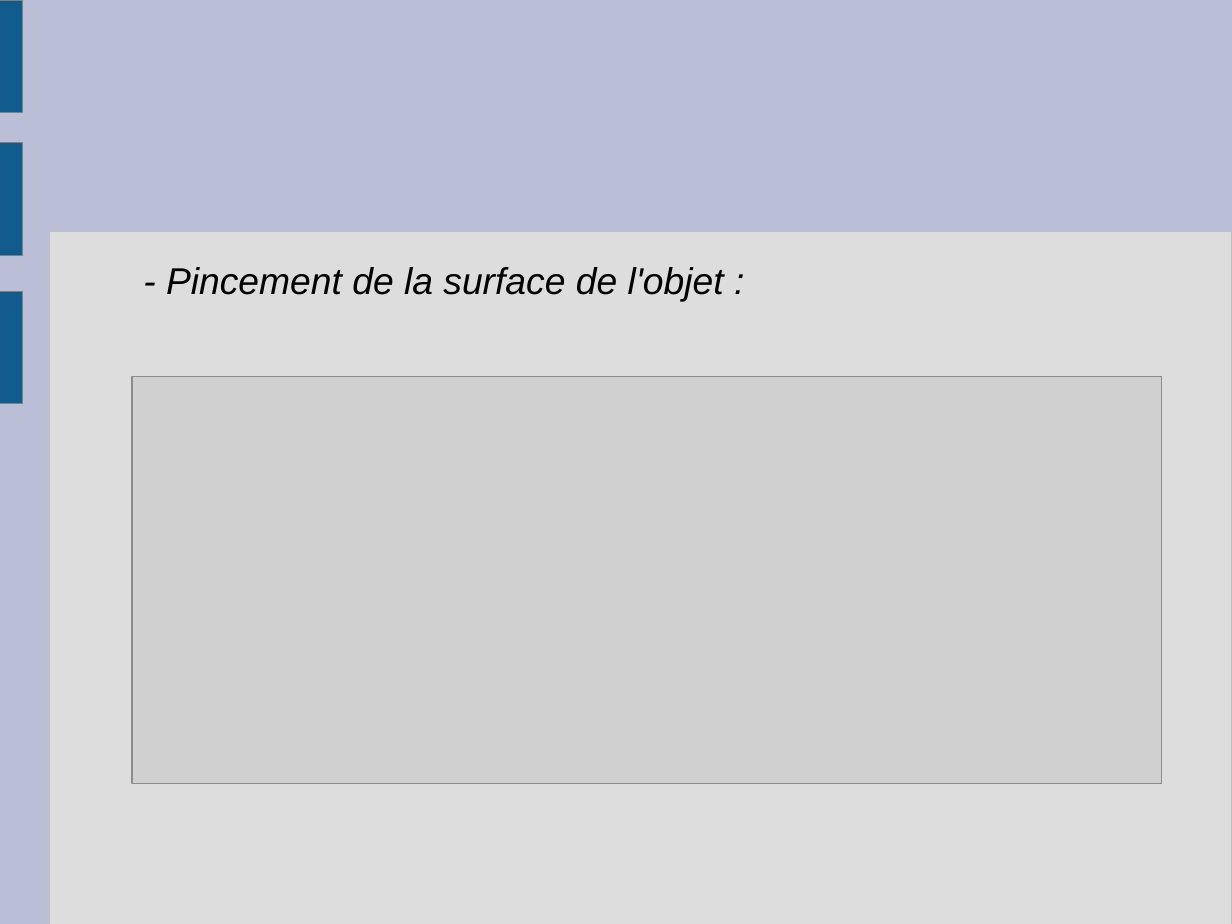
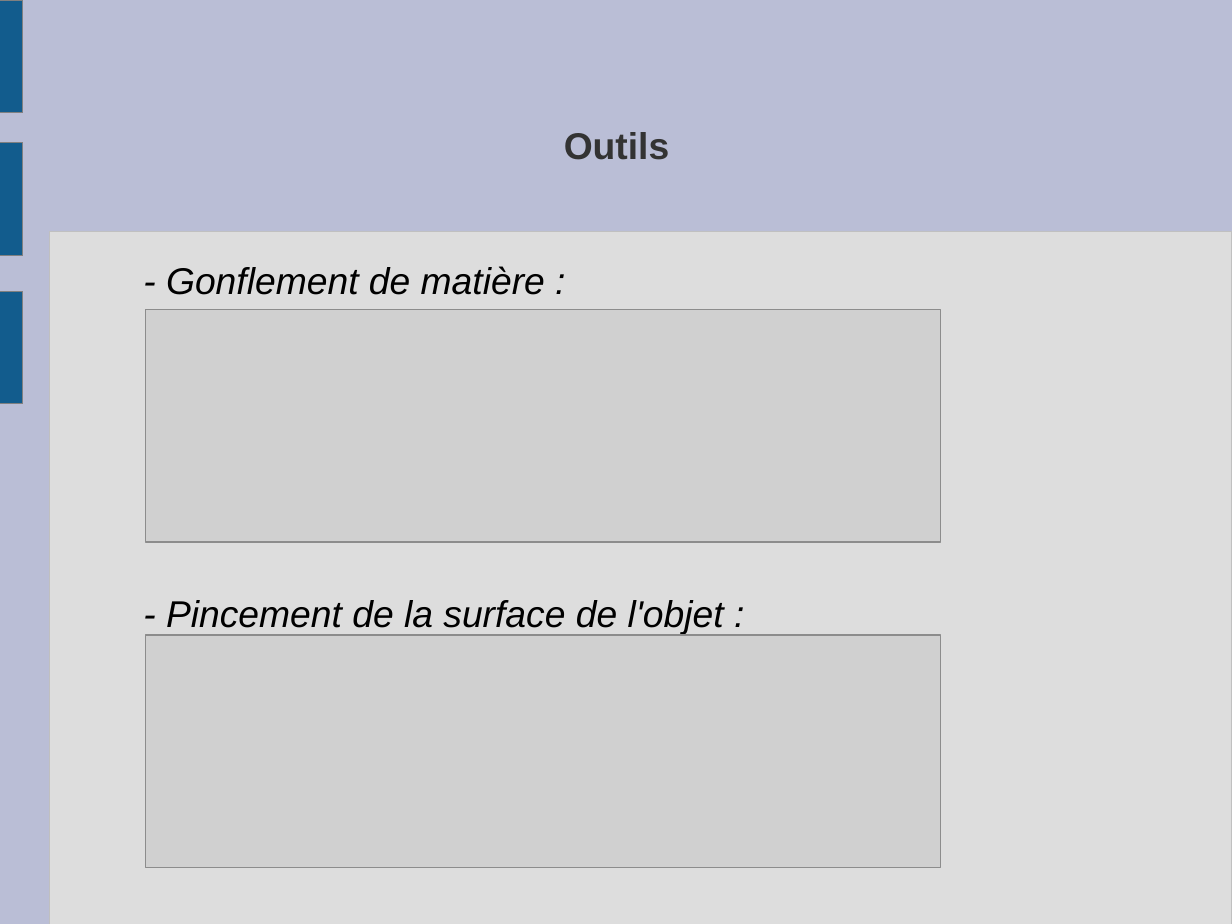
Before and after one commit to slvrgauthier/OpenSculpt, a slide deck: slide 18 of Documentation/Soutenance.odp (slide 19 before the commit). Drawn at 1232x924 pixels with LibreOffice and Linux fonts; fonts in the diff are those of the drawing; grey boxes stand for pictures. Boxes give left, top, right and bottom in pixels: in the first picture for what was removed or moved away, otherwise in the second. Text is boxed around its words. In the diff, an @@ line names an element or a change of style, - is before the commit and + after.

```diff
--- a/Documentation/Soutenance.odp
+++ b/Documentation/Soutenance.odp
@@ title added at box(564, 132, 669, 160), 24 pt, text #333333, bold @@
+Outils
@@ text at box(166, 266, 545, 295): paragraph added @@
+- Gonflement de matière :
@@ picture: place and size @@
-picture at box(132, 377, 1162, 784)
+picture at box(145, 310, 940, 542)
@@ picture added at box(145, 635, 940, 868) @@
```
Also in this commit, not shown: 3 other slides changed, 1 slide removed, 4 other files.
